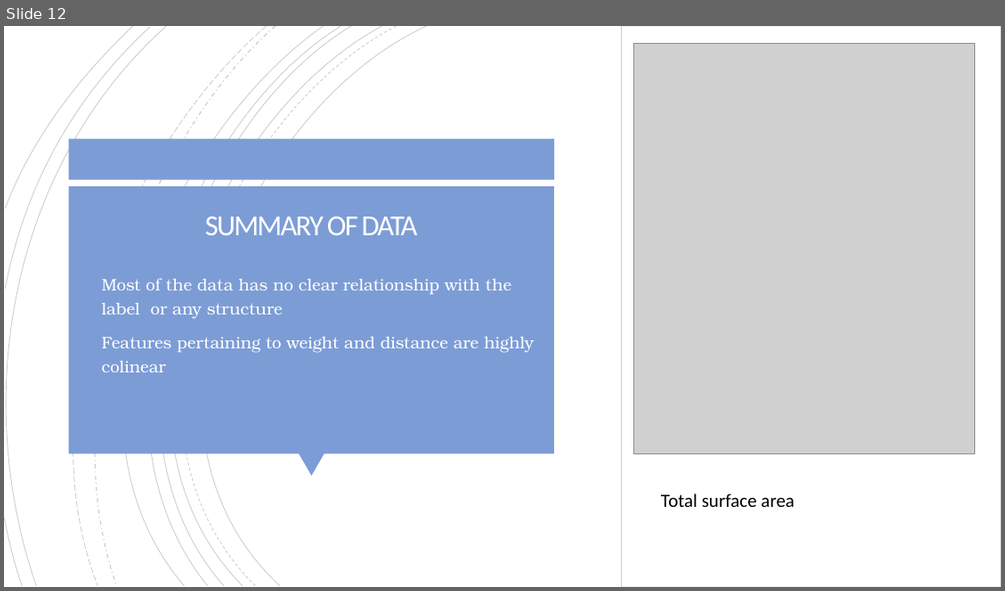
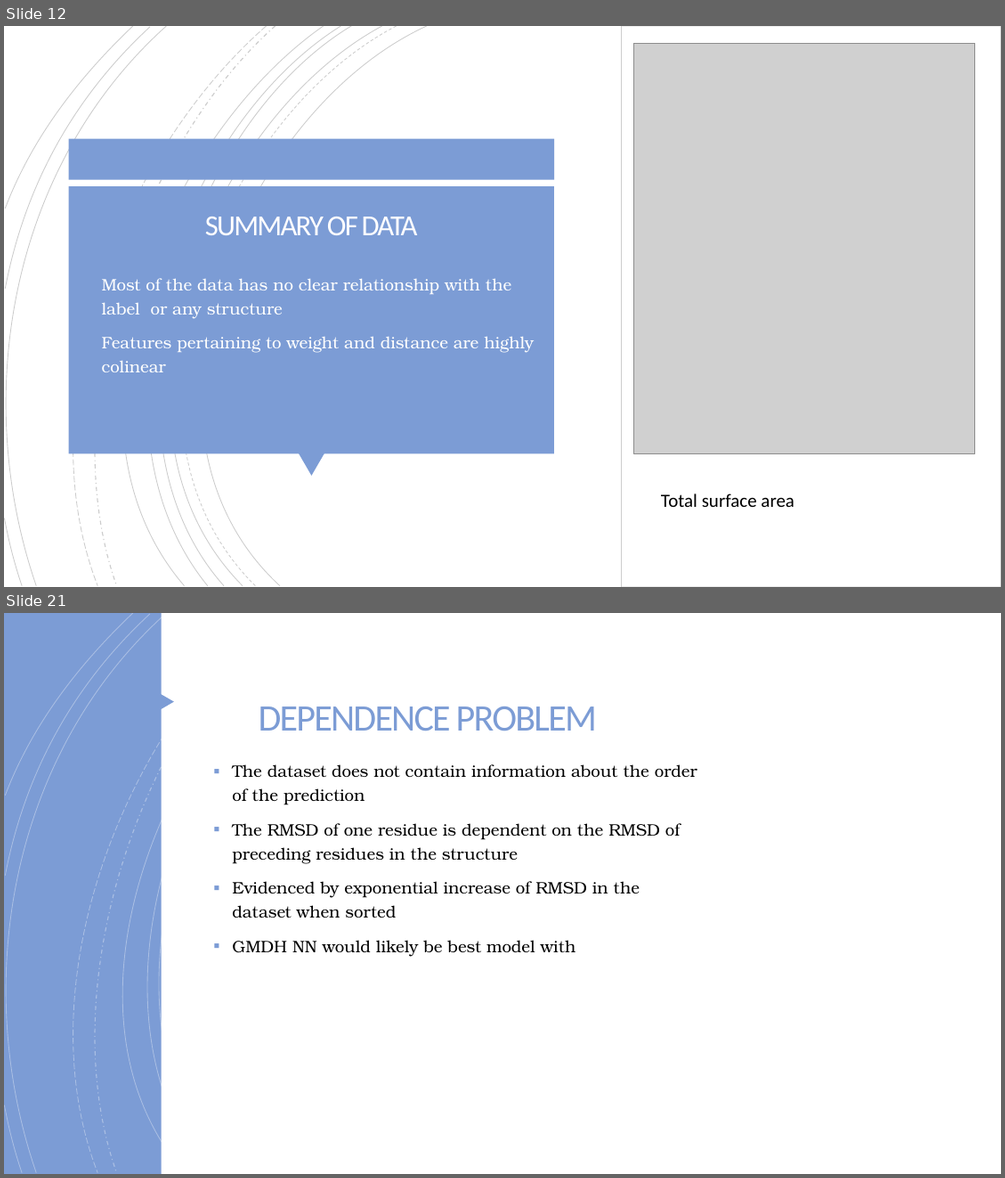
Before and after one commit to evandomingos/CASP-Protein-Prediction, a slide deck: Domingos Protein Prediction Presentation.pptx. Shown one above the other, each under a label of ours: slide 12 before the commit, slides 12 and 21 after it; the slides between them are not shown. The pictures are 1005x591 and 1005x1178 pixels, drawn with LibreOffice and Linux fonts; fonts in the diff are those of the drawing; grey boxes stand for pictures. Boxes give left, top, right and bottom in pixels: in the first picture for what was removed or moved away, otherwise in the second. Text is boxed around its words. In the diff, an @@ line names an element or a change of style, - is before the commit and + after.

```diff
--- a/Domingos Protein Prediction Presentation.pptx
+++ b/Domingos Protein Prediction Presentation.pptx
@@ slide 21 added at box(4, 613, 1001, 1174), background #FFFFFF; not listed: 16 template elements that a slide beside it also shows @@
@@ rectangle added at box(4, 613, 1001, 1174), fill #7C9CD5 @@
@@ group added at box(4, 613, 999, 1174): 16 freeform shapes @@
@@ rectangle added at box(161, 613, 1001, 1174), fill #FFFFFF @@
@@ triangle added at box(154, 689, 174, 714), fill #7C9CD5 @@
@@ title added at box(259, 706, 597, 730), 36 pt, text #7C9CD5 @@
+DEPENDENCE PROBLEM
@@ text added at box(232, 764, 697, 957), 16 pt, text #000000 @@
+▪ The dataset does not contain information about the order of the prediction
+▪ The RMSD of one residue is dependent on the RMSD of preceding residues in the structure
+▪ Evidenced by exponential increase of RMSD in the dataset when sorted
+▪ GMDH NN would likely be best model with
```
Also in this commit, not shown: 2 slides changed, 6 other slides added.
